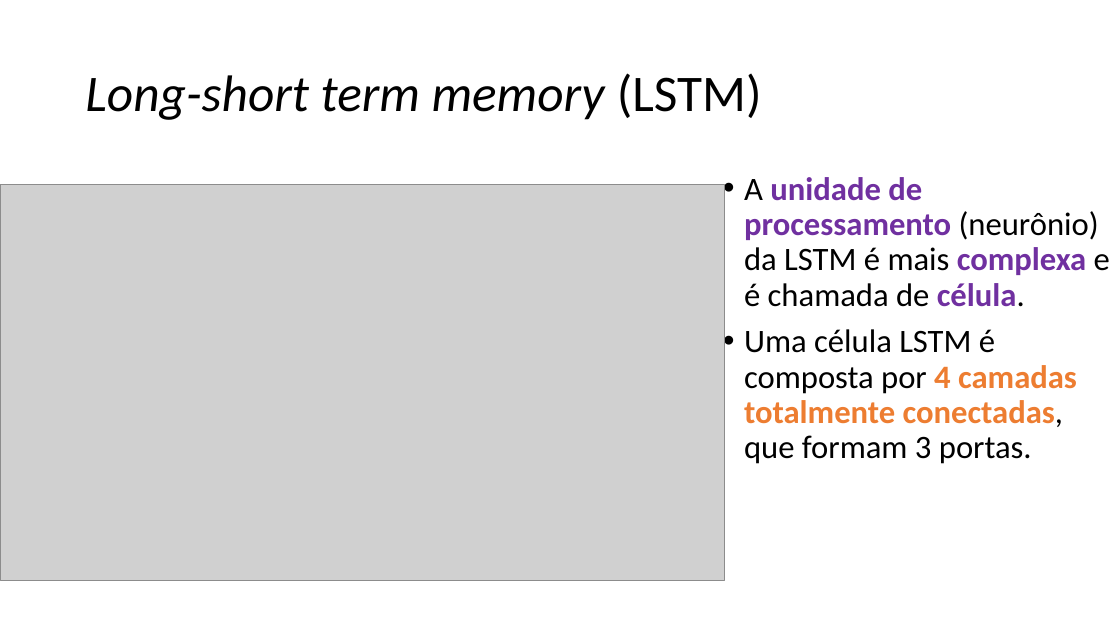
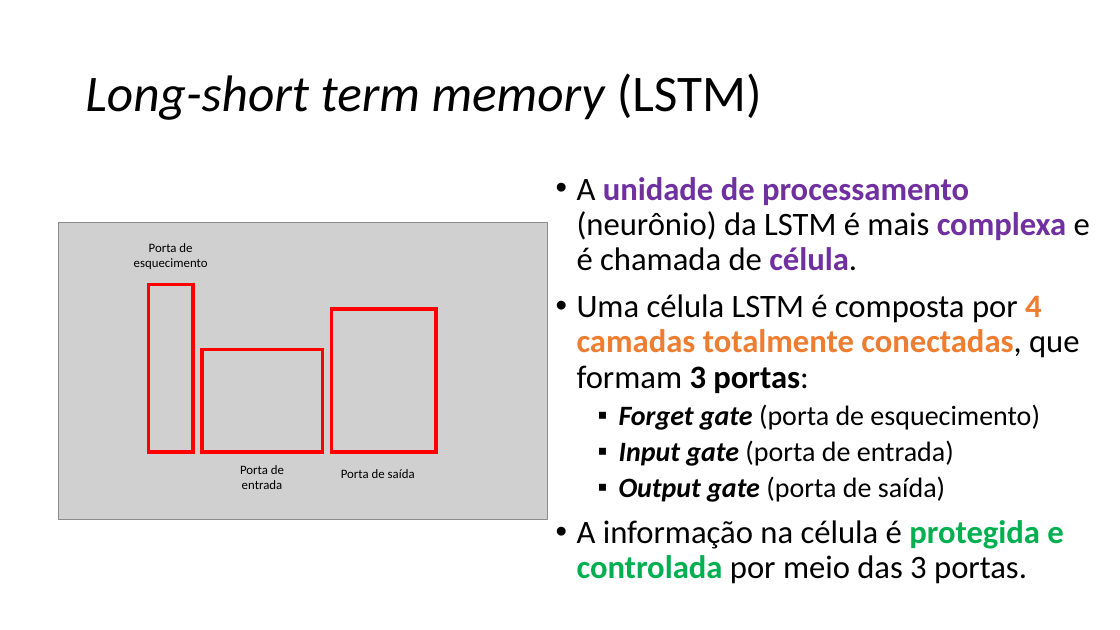
Before and after one commit to zz4fap/c24_inteligencia_artificial, a slide deck: slide 49 of slides/C24_RNN.pptx. Drawn at 1120x630 pixels with LibreOffice and Linux fonts; fonts in the diff are those of the drawing; grey boxes stand for pictures. Boxes give left, top, right and bottom in pixels: in the first picture for what was removed or moved away, otherwise in the second. Text is boxed around its words. In the diff, an @@ line names an element or a change of style, - is before the commit and + after.

```diff
--- a/slides/C24_RNN.pptx
+++ b/slides/C24_RNN.pptx
@@ text "A unidade de processamento (neurônio) ...": place and size @@
-text "A unidade de processamento (neurônio) ..." at bbox=[744, 177, 1110, 464]
+text "A unidade de processamento (neurônio) ..." at bbox=[577, 177, 1090, 584]
@@ picture: place and size @@
-picture at bbox=[0, 185, 724, 581]
+picture at bbox=[59, 223, 548, 519]
@@ text at bbox=[577, 294, 1079, 584]: text changed @@
-• Uma célula LSTM é composta por 4 camadas totalmente conectadas, que formam 3 portas.
+• Uma célula LSTM é composta por 4 camadas totalmente conectadas, que formam 3 portas:
+  ▪ Forget gate (porta de esquecimento)
+  ▪ Input gate (porta de entrada)
+  ▪ Output gate (porta de saída)
+• A informação na célula é protegida e controlada por meio das 3 portas.
@@ group added at bbox=[134, 243, 436, 489]: 3 rectangles, 3 texts @@
+Porta de esquecimento
+Porta de entrada
+Porta de saída
```
Also in this commit, not shown: 3 other slides changed, 3 slides added, 1 slide removed.
